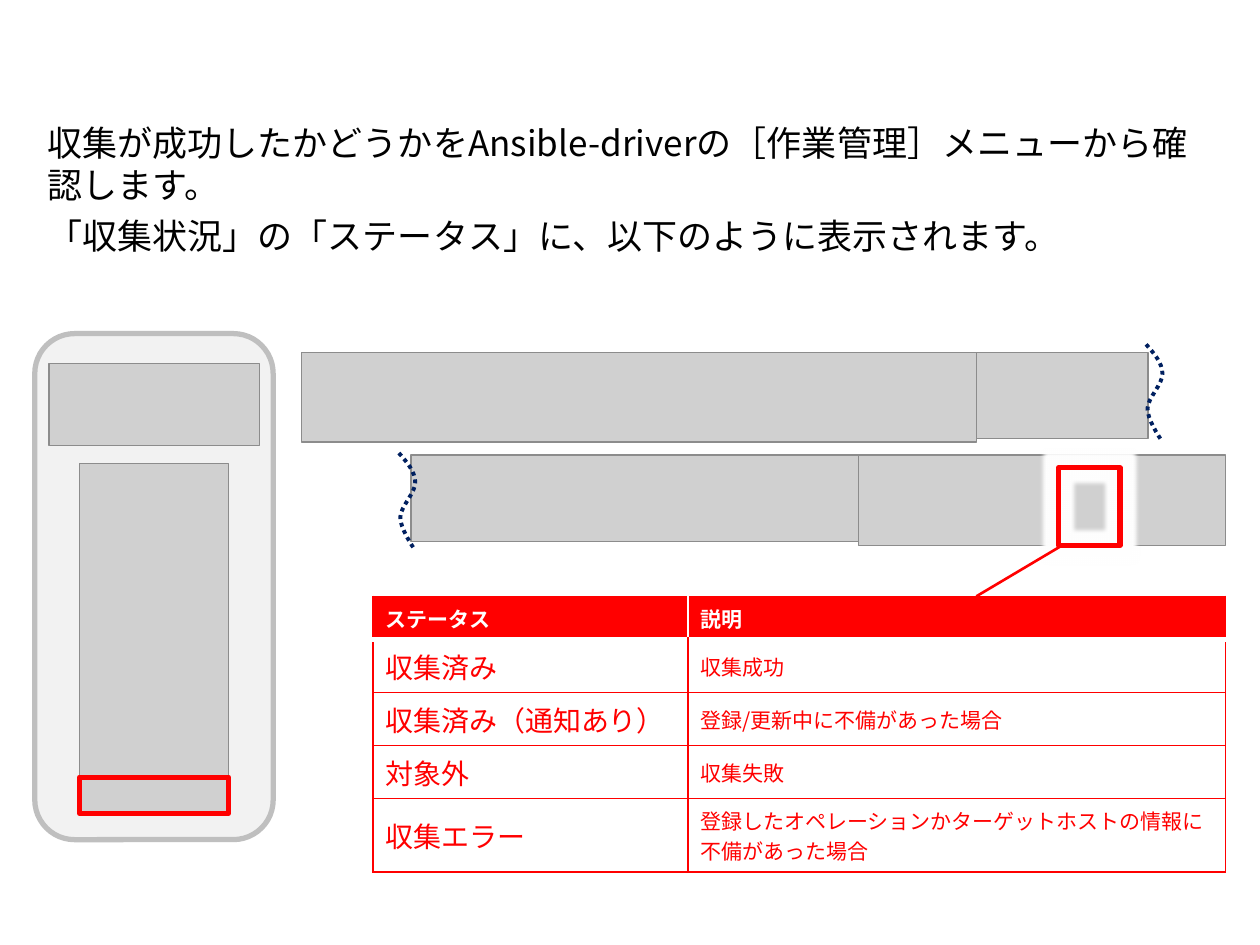
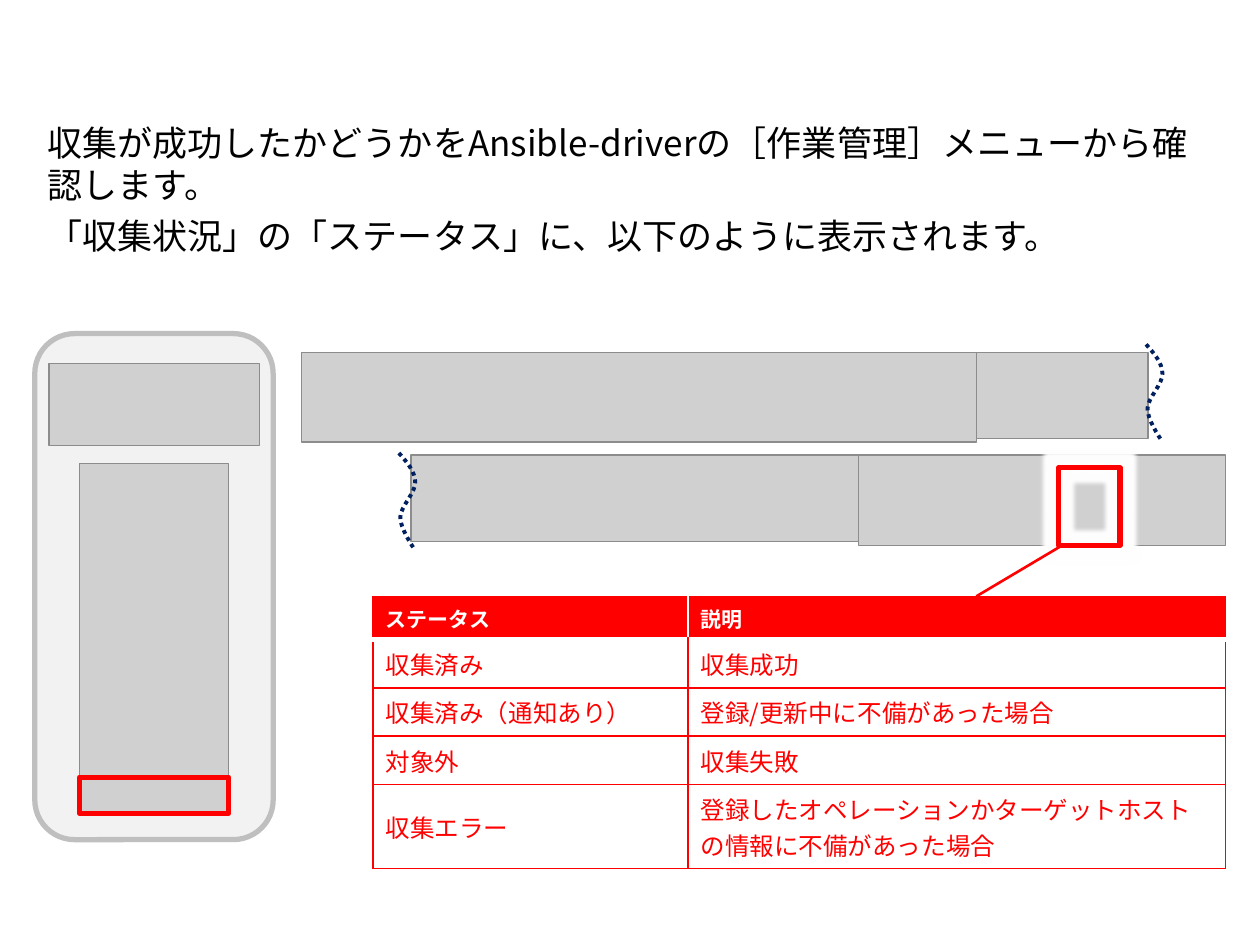
Before and after one commit to exastro-suite/it-automation-docs, a slide deck: slide 12 of asset/Learn_ja/ITA-collect-compare_classroom_lecture_ja.pptx. Drawn at 1260x945 pixels with LibreOffice and Linux fonts; fonts in the diff are those of the drawing; grey boxes stand for pictures; background and template pictures are left out. Boxes give left, top, right and bottom in pixels: in the first picture for what was removed or moved away, otherwise in the second. Text is boxed around its words. In the diff, an @@ line names an element or a change of style, - is before the commit and + after.

```diff
--- a/asset/Learn_ja/ITA-collect-compare_classroom_lecture_ja.pptx
+++ b/asset/Learn_ja/ITA-collect-compare_classroom_lecture_ja.pptx
@@ table at bbox=[373, 596, 1225, 861] @@
@@ size 16 to 14 pt in "収集済み", "収集済み（通知あり）", "対象外", "収集エラー" @@
@@ size 12 to 14 pt in "収集成功", "登録/更新中に不備があった場合", "収集失敗", "登録したオペレーションかターゲットホストの情報に不備があった場合" @@
```
Also in this commit, not shown: 1 other slide changed, 3 other files.
